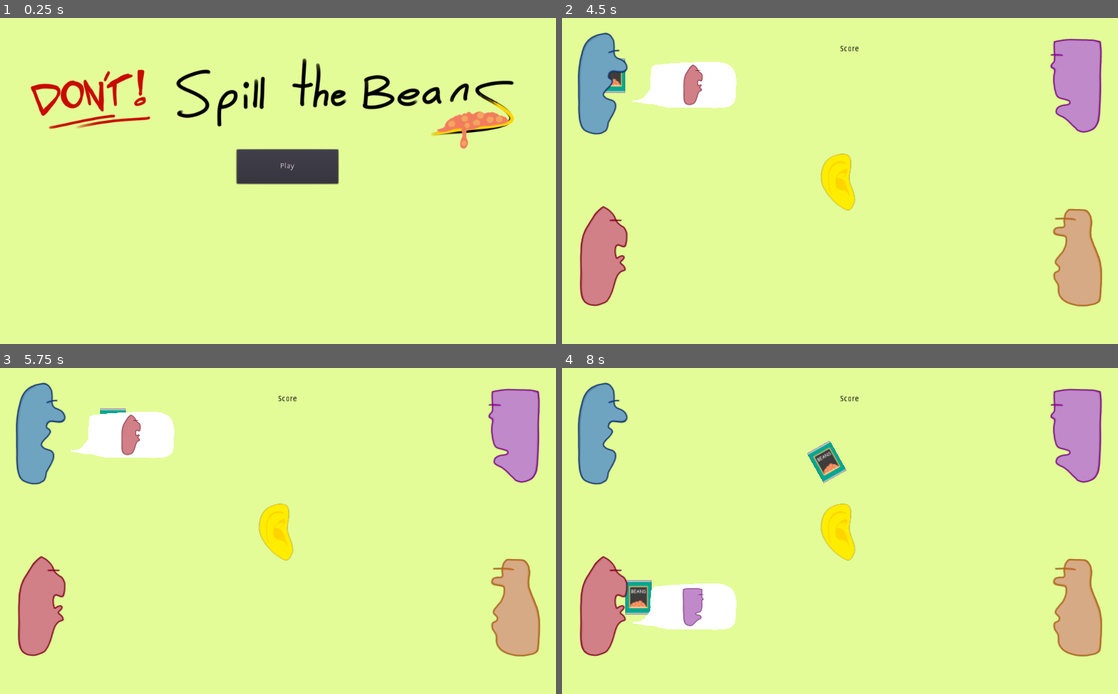
Above: before the commit, frames 1-4 (two rows, left to right).
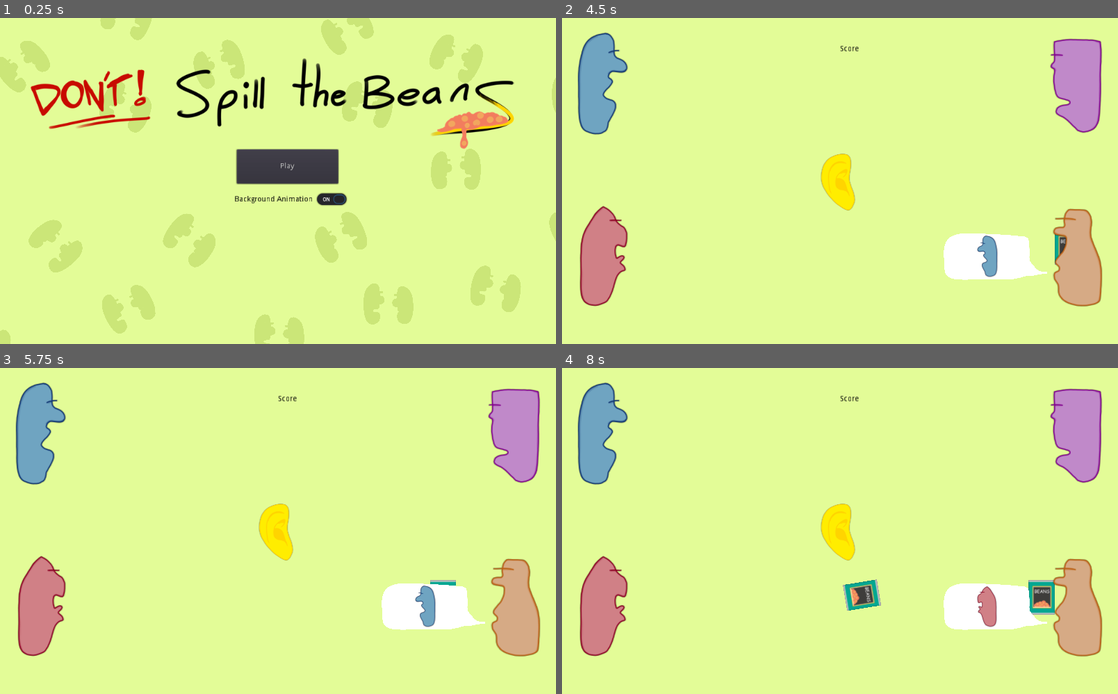
Above: after the commit, the same moments.

Repository: FyshStyx/SpillTheBeans
Game: Godot game, scene res://MainMenu.tscn
Same seed, same stepped clock (60 frames per second), same inputs: the game is played once before the commit and once after it. The engine's default icon, where the game draws it, is replaced by a stand-in: a white triangle on a blue panel in a dark square.
Inputs (mouse positions are in pixels of both pictures, inside the frame that each line leads up to):
- Up to frame 1 (0.25 s): no input
- Up to frame 2 (4.5 s): click (856, 200) at 0.5 s, where only the run after the commit has a clickable "Background Animation"; click "Play" at 1.25 s; tap Enter at 2, 3.5 s; move the mouse to (962, 164) at 2.02 s; click (962, 164) at 2.17 s; tap Space at 2.75, 4.25 s; move the mouse to (728, 197) at 2.77 s; click (728, 197) at 2.92 s; move the mouse to (895, 109) at 3.52 s; click (895, 109) at 3.67 s; move the mouse to (812, 246) at 4.27 s; click (812, 246) at 4.42 s
- Up to frame 3 (5.75 s): move the mouse to (77, 426) at 5.02 s; click (77, 426) at 5.17 s
- Up to frame 4 (8 s): move the mouse to (673, 482) at 5.77 s; click (673, 482) at 5.92 s; move the mouse to (867, 531) at 6.52 s; click (867, 531) at 6.67 s; move the mouse to (756, 449) at 7.27 s; click (756, 449) at 7.42 s

The runs differ from the first frame. In frame 1, 9.1% of the frame differs, in the area x 0-100%, y 0-100%; in frame 2, 4.5%; in frame 3, 4.4%; in frame 4, 6.2%.

Commit message:
added toggle for background animation to improve performance on low spec machines

Diff:
--- a/beans/GameScene.tscn
+++ b/beans/GameScene.tscn
@@ -6,9 +6,11 @@
 [ext_resource path="res://Scenes/Ferdo.tscn" type="PackedScene" id=4]
 [ext_resource path="res://Scenes/Gorm.tscn" type="PackedScene" id=5]
 [ext_resource path="res://Scenes/Ewart.tscn" type="PackedScene" id=6]
+[ext_resource path="res://Scripts/GameScene.gd" type="Script" id=7]
 [ext_resource path="res://Scripts/NewBeans.gd" type="Script" id=8]
 
 [node name="GameScene" type="Node2D"]
+script = ExtResource( 7 )
 
 [node name="Background" parent="." instance=ExtResource( 1 )]
 position = Vector2( 512, 300 )
--- a/beans/MainMenu.tscn
+++ b/beans/MainMenu.tscn
@@ -24,4 +24,19 @@
 margin_bottom = 305.0
 text = "Play"
 
+[node name="CheckButton" type="CheckButton" parent="."]
+margin_left = 426.0
+margin_top = 314.0
+margin_right = 650.0
+margin_bottom = 354.0
+custom_colors/font_color_disabled = Color( 0, 0, 0, 1 )
+custom_colors/font_color_focus = Color( 0, 0, 0, 1 )
+custom_colors/font_color_hover_pressed = Color( 0, 0, 0, 1 )
+custom_colors/font_color = Color( 0, 0, 0, 1 )
+custom_colors/font_color_hover = Color( 0, 0, 0, 1 )
+custom_colors/font_color_pressed = Color( 0, 0, 0, 1 )
+pressed = true
+text = "Background Animation"
+
 [connection signal="pressed" from="Play" to="." method="_on_Play_pressed"]
+[connection signal="toggled" from="CheckButton" to="." method="_on_CheckButton_toggled"]
--- a/beans/Scenes/Background.tscn
+++ b/beans/Scenes/Background.tscn
@@ -8,7 +8,6 @@
 texture = ExtResource( 1 )
 
 [node name="Conversations" type="Node2D" parent="."]
-visible = false
 
 [node name="BackoConversation" parent="Conversations" instance=ExtResource( 2 )]
 position = Vector2( -1550, -686.667 )
--- /dev/null
+++ b/beans/Scripts/GameScene.gd
@@ -0,0 +1,5 @@
+extends Node2D
+
+
+func disable_background_animation():
+	$"Background/Conversations".hide()
--- /dev/null
+++ b/beans/Scripts/Global.gd
@@ -0,0 +1,45 @@
+# All code here taken from Godot docs:
+# https://docs.godotengine.org/en/3.1/getting_started/step_by_step/singletons_autoload.html#custom-scene-switcher
+
+extends Node
+
+var current_scene = null
+
+func _ready():
+	var root = get_tree().get_root()
+	current_scene = root.get_child(root.get_child_count() - 1)
+
+func goto_scene(path, enable_animation):
+	# This function will usually be called from a signal callback,
+	# or some other function in the current scene.
+	# Deleting the current scene at this point is
+	# a bad idea, because it may still be executing code.
+	# This will result in a crash or unexpected behavior.
+
+	# The solution is to defer the load to a later time, when
+	# we can be sure that no code from the current scene is running:
+
+	call_deferred("_deferred_goto_scene", path, enable_animation)
+
+
+func _deferred_goto_scene(path, enable_animation):
+	# It is now safe to remove the current scene
+	current_scene.free()
+
+	# Load the new scene.
+	var s = ResourceLoader.load(path)
+
+	# Instance the new scene.
+	current_scene = s.instance()
+
+	# Extra step written by me
+	# Disable background animations if enable_animations is false
+	if enable_animation == false:
+		current_scene.disable_background_animation()
+
+
+	# Add it to the active scene, as child of root.
+	get_tree().get_root().add_child(current_scene)
+
+	# Optionally, to make it compatible with the SceneTree.change_scene() API.
+	get_tree().set_current_scene(current_scene)
--- a/beans/Scripts/Head.gd
+++ b/beans/Scripts/Head.gd
@@ -79,6 +79,21 @@
 	return face_right
 
 
+# TODO pull can towards head
+# When can is clicked, make it emit a signal to all heads
+# causing them to glow
+# When a head is clicked make it so any selected can
+# (which should only ever be one - although there may be
+# a specific way to reduce method calls here) is immediately moved
+# here. If that can is at the correct target head, increment score by 1
+# otherwise game over
+#Note need to make sure I adjust game so that you can't pick
+# cans while they are in head hitbox (otherwise you might change can
+# selection when just trying to select a head)
+# maybe make cans unpickable until they hit the gravity well?
+# could scale them up to size when they hit the gravity well
+# to make it more obvious you can't click them yet
+
 
 # These signals were declared in the body of NewBeans.gd
 # I then connected them through the editor (non-advanced mode)
--- a/beans/Scripts/MainMenu.gd
+++ b/beans/Scripts/MainMenu.gd
@@ -1,5 +1,20 @@
 extends Control
+
+var background_animation
+
+func _ready():
+	background_animation = true
 
 # Start the game
 func _on_Play_pressed():
-	get_tree().change_scene("res://GameScene.tscn")
+	#get_tree().change_scene("res://GameScene.tscn")
+	Global.goto_scene("res://GameScene.tscn", background_animation)
+
+
+func _on_CheckButton_toggled(button_pressed):
+	if button_pressed:
+		background_animation = true
+		$Background/Conversations.show()
+	else:
+		background_animation = false
+		$Background/Conversations.hide()
--- a/beans/project.godot
+++ b/beans/project.godot
@@ -13,6 +13,10 @@
 config/name="beans"
 run/main_scene="res://MainMenu.tscn"
 config/icon="res://Sprites/logo.png"
+
+[autoload]
+
+Global="*res://Scripts/Global.gd"
 
 [display]
 
Not shown: 1 places in beans/GameScene.tscn that only renumber resources
